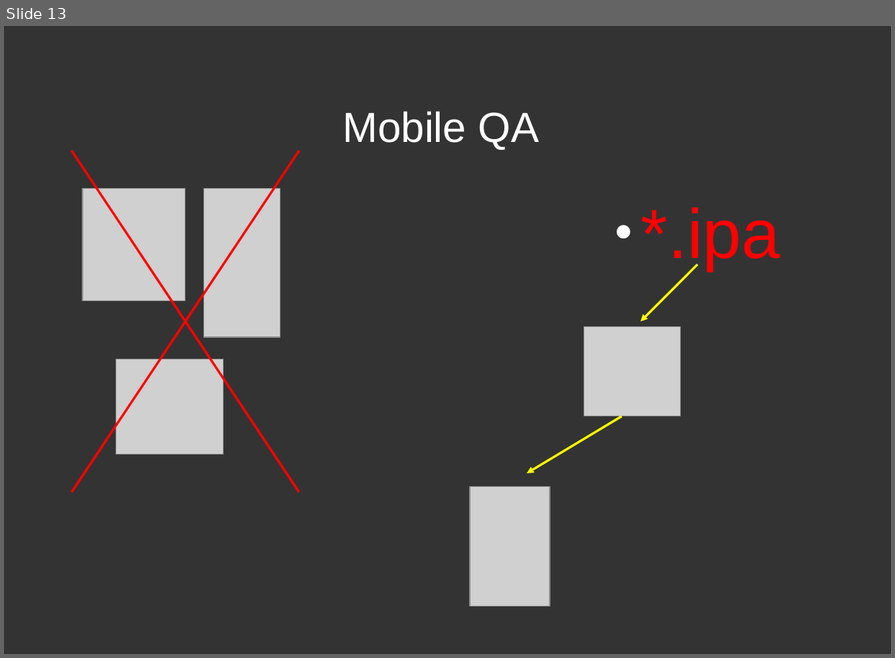
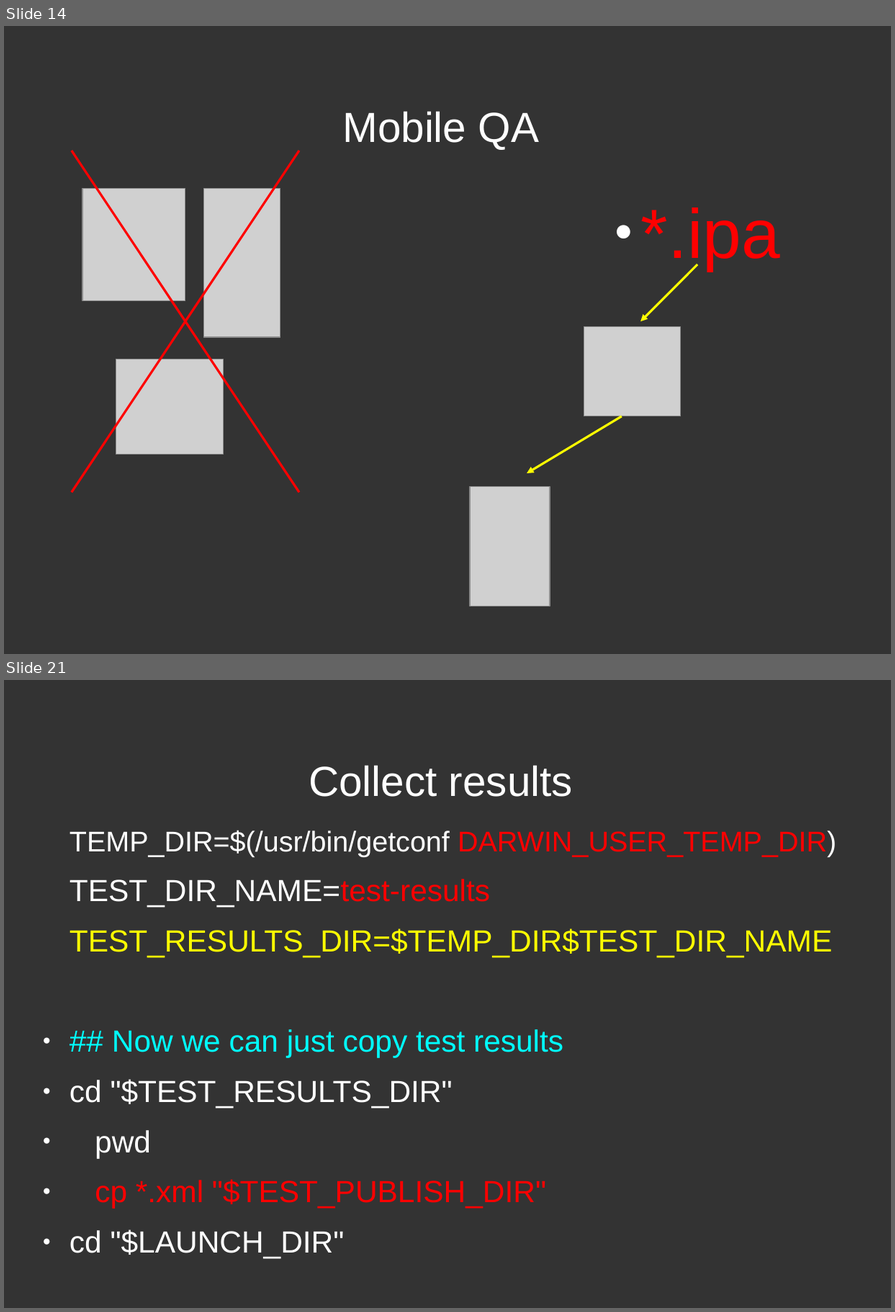
Before and after one commit to dodikk/iOS-articles, a slide deck: 3-iContiniousIntegration/ciPresentation.odp. Shown one above the other, each under a label of ours: slide 13 before the commit, slides 14 and 21 after it; the slides between them are not shown. The pictures are 895x658 and 895x1312 pixels, drawn with LibreOffice and Linux fonts; fonts in the diff are those of the drawing; grey boxes stand for pictures. Boxes give left, top, right and bottom in pixels: in the first picture for what was removed or moved away, otherwise in the second. Text is boxed around its words. In the diff, an @@ line names an element or a change of style, - is before the commit and + after.

```diff
--- a/3-iContiniousIntegration/ciPresentation.odp
+++ b/3-iContiniousIntegration/ciPresentation.odp
@@ slide 21 added at (4, 680, 891, 1308), background #333333 @@
@@ title added at (309, 765, 573, 797), 39.9 pt, text #FFFFFF @@
+Collect results
@@ text added at (70, 830, 836, 1258), 29 pt, text #FFFFFF @@
+TEMP_DIR=$(/usr/bin/getconf DARWIN_USER_TEMP_DIR)
+TEST_DIR_NAME=test-results
+TEST_RESULTS_DIR=$TEMP_DIR$TEST_DIR_NAME
+● ## Now we can just copy test results
+● cd "$TEST_RESULTS_DIR"
+● pwd
+● cp *.xml "$TEST_PUBLISH_DIR"
+● cd "$LAUNCH_DIR"
@@ what was slide 13 is now slide 14 @@
```
Also in this commit, not shown: 11 other slides added, 1 slide removed, 1 other file.
